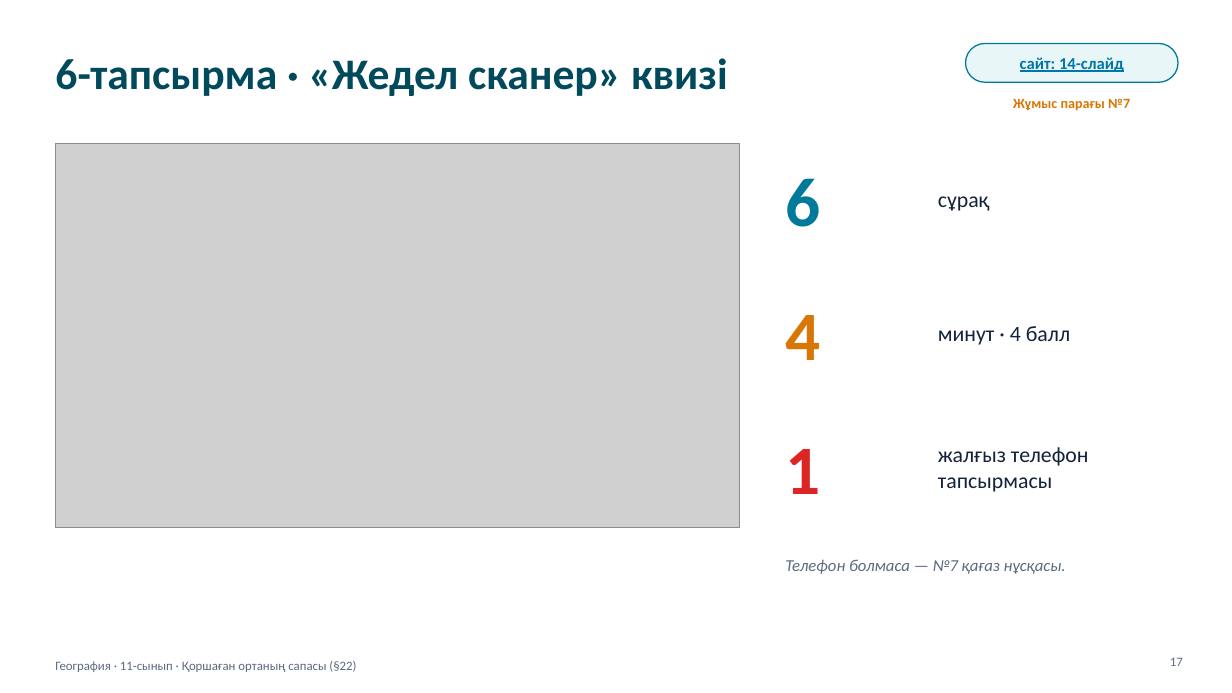
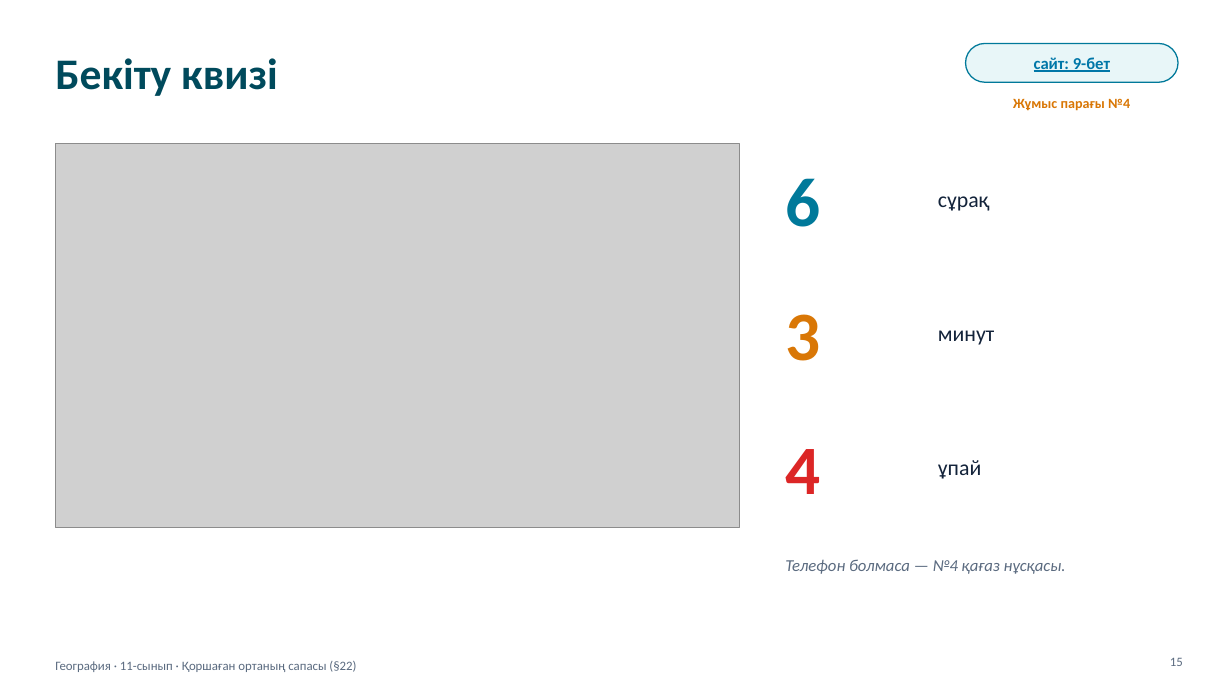
Before and after one commit to makpalkubantova-arch/ecoscaner, a slide deck: slide 15 of materialdar/2-Prezentaciya-Qorshagan-orta-sapasy.pptx (slide 17 before the commit). Drawn at 1232x693 pixels with LibreOffice and Linux fonts; fonts in the diff are those of the drawing; grey boxes stand for pictures. Boxes give left, top, right and bottom in pixels: in the first picture for what was removed or moved away, otherwise in the second. Text is boxed around its words. In the diff, an @@ line names an element or a change of style, - is before the commit and + after.

```diff
--- a/materialdar/2-Prezentaciya-Qorshagan-orta-sapasy.pptx
+++ b/materialdar/2-Prezentaciya-Qorshagan-orta-sapasy.pptx
@@ title at box(55, 58, 278, 96): text changed @@
-6-тапсырма · «Жедел сканер» квизі
+Бекіту квизі
@@ text in rounded rectangle at box(1034, 57, 1110, 72): text changed @@
-сайт: 14-слайд
+сайт: 9-бет
@@ text at box(1013, 98, 1130, 111): text changed @@
-Жұмыс парағы №7
+Жұмыс парағы №4
@@ text at box(785, 314, 820, 361): text changed @@
-4
+3
@@ text at box(938, 330, 995, 345): text changed @@
-минут · 4 балл
+минут
@@ text at box(785, 449, 820, 494): text changed @@
-1
+4
@@ text at box(938, 460, 981, 479): text changed @@
-жалғыз телефон тапсырмасы
+ұпай
@@ text at box(785, 559, 1066, 574): text changed @@
-Телефон болмаса — №7 қағаз нұсқасы.
+Телефон болмаса — №4 қағаз нұсқасы.
@@ page number at box(1170, 658, 1183, 666): text changed @@
-17
+15
```
Also in this commit, not shown: 13 other slides changed, 2 slides added, 4 slides removed, 24 other files.
